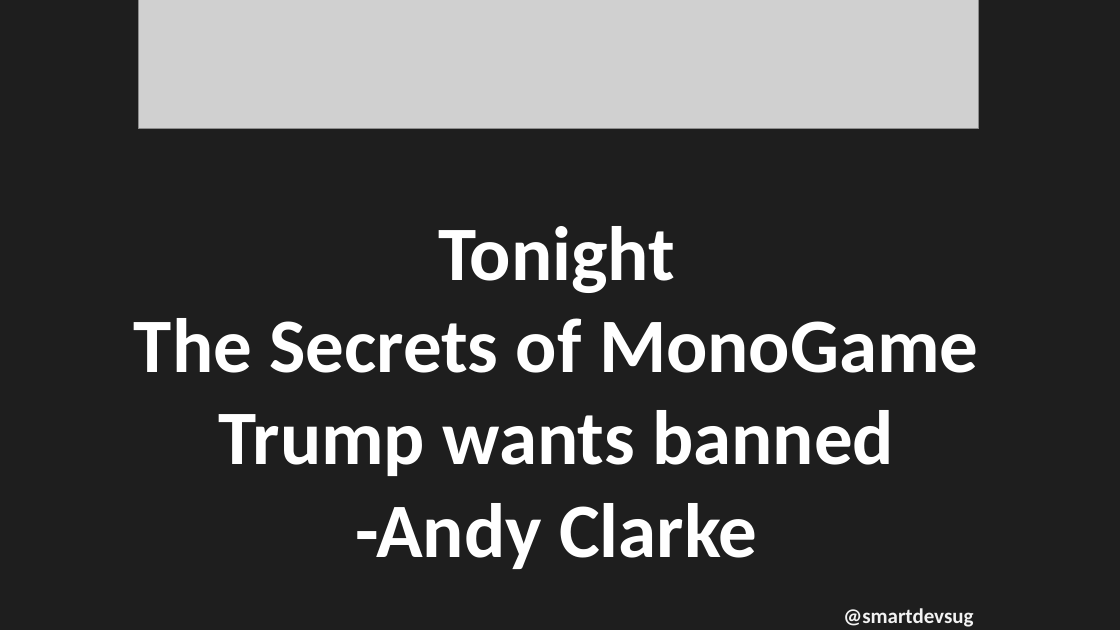
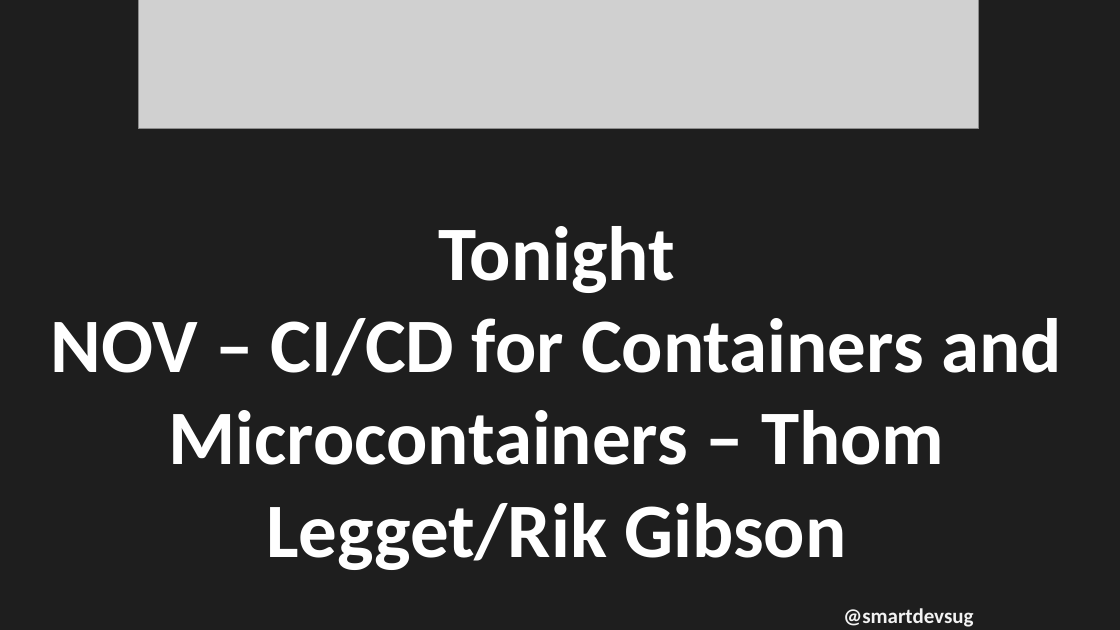
Before and after one commit to rippo/smartdevs, a slide deck: slide 7 of WelcomePresentation-SmartDevs.pptx. Drawn at 1120x630 pixels with LibreOffice and Linux fonts; fonts in the diff are those of the drawing; grey boxes stand for pictures. Boxes give left, top, right and bottom in pixels: in the first picture for what was removed or moved away, otherwise in the second. Text is boxed around its words. In the diff, an @@ line names an element or a change of style, - is before the commit and + after.

```diff
--- a/WelcomePresentation-SmartDevs.pptx
+++ b/WelcomePresentation-SmartDevs.pptx
@@ text at [51,226,1061,570]: text changed @@
-Tonight
-The Secrets of MonoGame Trump wants banned
--Andy Clarke
+Tonight
+NOV – CI/CD for Containers and Microcontainers – Thom Legget/Rik Gibson
```
Also in this commit, not shown: 3 other slides changed.
